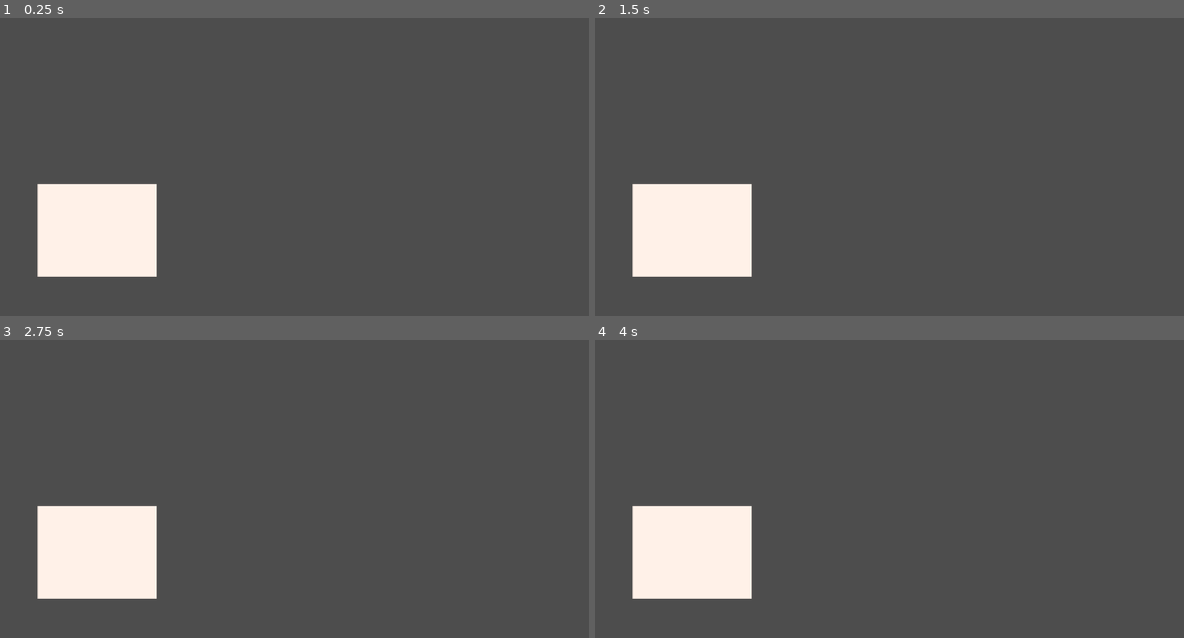
Above: before the commit, frames 1-4 (two rows, left to right).
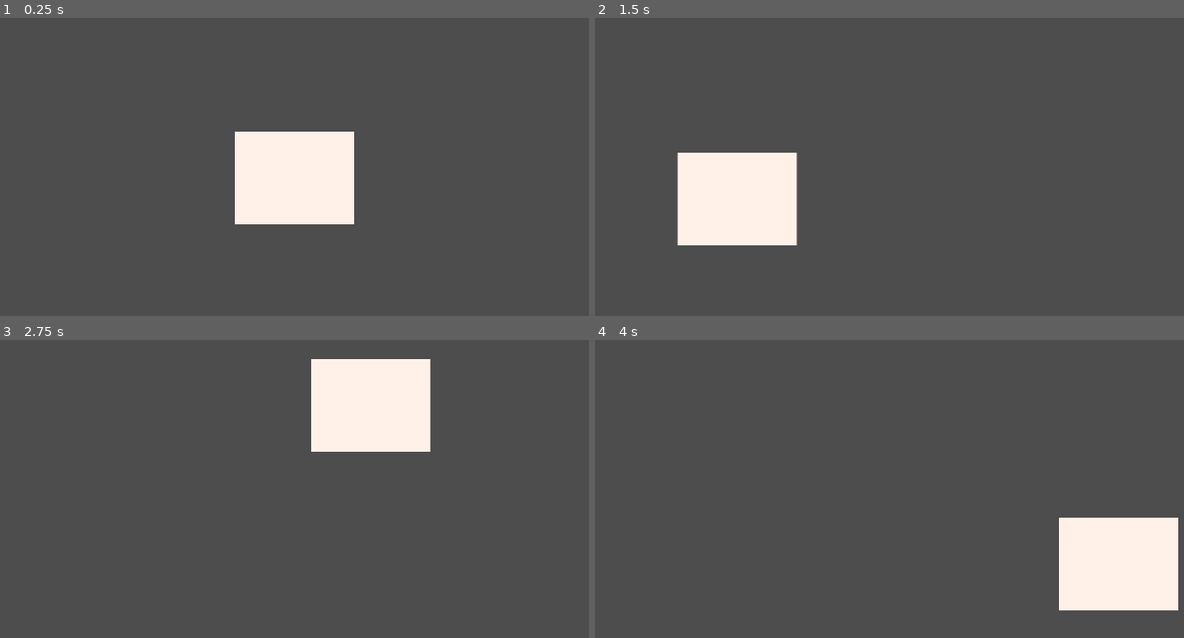
Above: after the commit, the same moments.

Repository: sabidesu/ghostGame
Game: Godot game, scene res://scenes/stage.tscn
Same seed, same stepped clock (60 frames per second), same inputs: the game is played once before the commit and once after it.
Inputs (mouse positions are in pixels of both pictures, inside the frame that each line leads up to):
- Up to frame 1 (0.25 s): no input
- Up to frame 2 (1.5 s): tap Enter at 0.5 s; move the mouse to (1054, 155) at 0.52 s; tap Space at 1.25 s; move the mouse to (736, 199) at 1.27 s
- Up to frame 3 (2.75 s): tap Enter at 2 s; move the mouse to (371, 405) at 2.02 s
- Up to frame 4 (4 s): tap Space at 2.75 s; move the mouse to (854, 584) at 2.77 s; tap Enter at 3.5 s; move the mouse to (1119, 563) at 3.52 s

The runs differ from the first frame. In frame 1, 13% of the frame differs, in the area x 6-61%, y 38-87%; in frame 2, 7.5%; in frame 3, 13%; in frame 4, 13%.

Commit message:
make camera follow the mouse

Diff:
--- a/scenes/camera.tscn
+++ b/scenes/camera.tscn
@@ -1,11 +1,13 @@
-[gd_scene load_steps=3 format=3 uid="uid://bm316jv54b27h"]
+[gd_scene load_steps=4 format=3 uid="uid://bm316jv54b27h"]
 
+[ext_resource type="Script" path="res://scripts/camera.gd" id="1_3poy1"]
 [ext_resource type="Texture2D" uid="uid://ci6jywo3xyslw" path="res://assets/sprites/original/camera/camera screen.png" id="1_cxywi"]
 
 [sub_resource type="RectangleShape2D" id="RectangleShape2D_6qiu3"]
 size = Vector2(180, 140)
 
 [node name="camera" type="CharacterBody2D"]
+script = ExtResource("1_3poy1")
 
 [node name="Sprite2D" type="Sprite2D" parent="."]
 position = Vector2(0, -20)
--- /dev/null
+++ b/scripts/camera.gd
@@ -0,0 +1,16 @@
+extends CharacterBody2D
+
+
+const SPEED = 300.0
+
+
+func _process(_delta: float) -> void:
+	var screen_size_x: int = get_viewport().size.x
+	var screen_size_y: int = get_viewport().size.y
+	var mouse_position_x: float = get_viewport().get_mouse_position().x
+	var mouse_position_y: float = get_viewport().get_mouse_position().y
+
+	if mouse_position_x >= 0 && mouse_position_x <= screen_size_x:
+		position.x = mouse_position_x
+	if mouse_position_y >= 0 && mouse_position_y <= screen_size_y:
+		position.y = mouse_position_y
